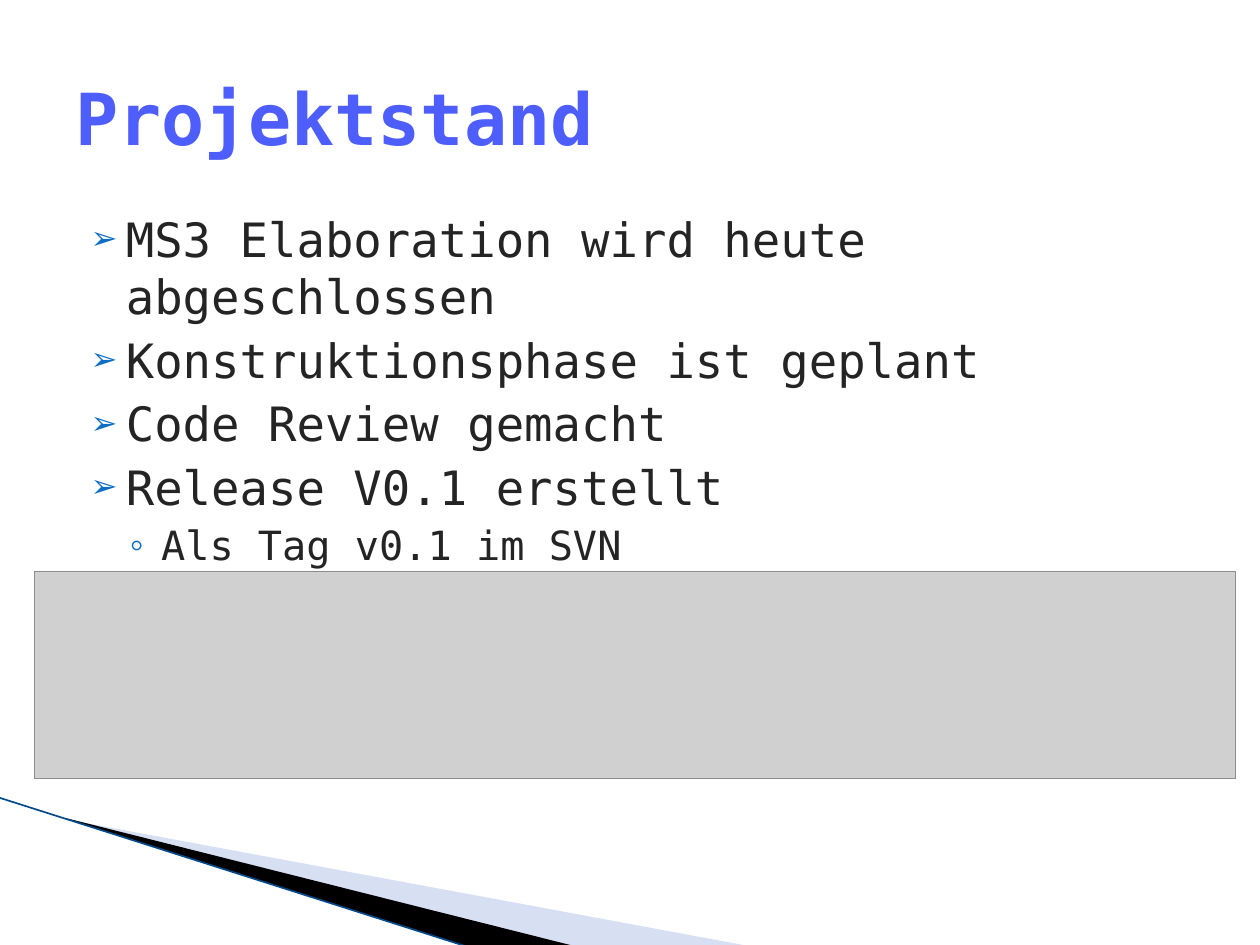
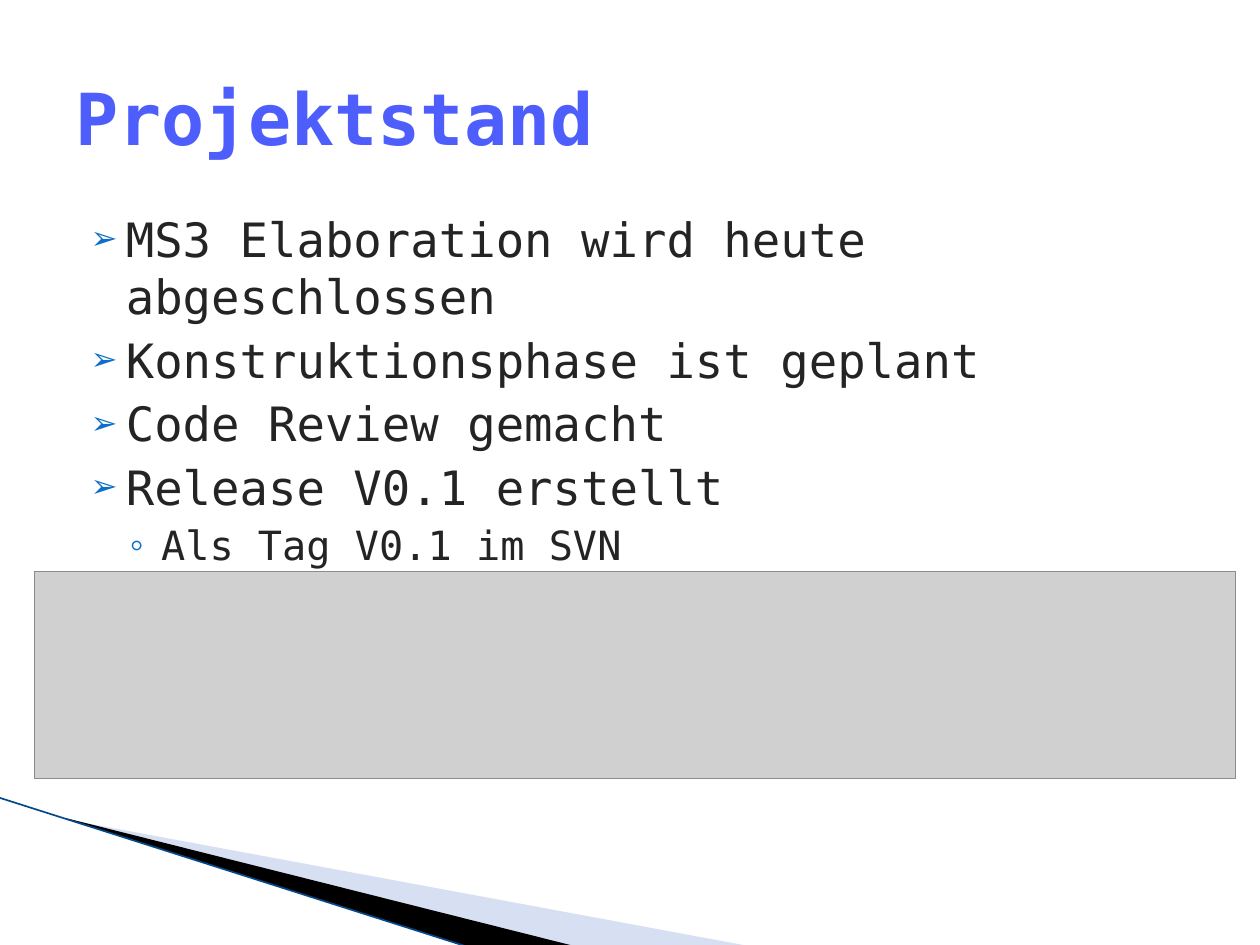
Before and after one commit to lukaselmer/hsr-mrt-software-engineering-2-project, a slide deck: slide 29 of doc/05_Design/praesentation_ms3.pptx. Drawn at 1260x945 pixels with LibreOffice and Linux fonts; fonts in the diff are those of the drawing; grey boxes stand for pictures; background and template pictures are left out. Boxes give left, top, right and bottom in pixels: in the first picture for what was removed or moved away, otherwise in the second. Text is boxed around its words. In the diff, an @@ line names an element or a change of style, - is before the commit and + after.

Commit message:
refs #166 Präsentation

```diff
--- a/doc/05_Design/praesentation_ms3.pptx
+++ b/doc/05_Design/praesentation_ms3.pptx
@@ text at [161,529,622,569]: text changed @@
-  ◦ Als Tag v0.1 im SVN
+  ◦ Als Tag V0.1 im SVN
```
